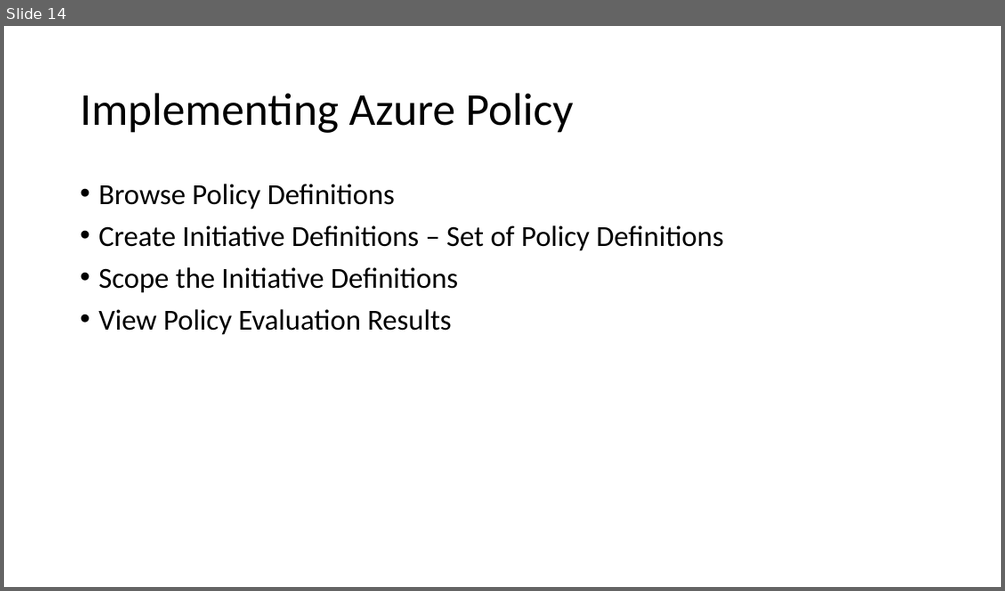
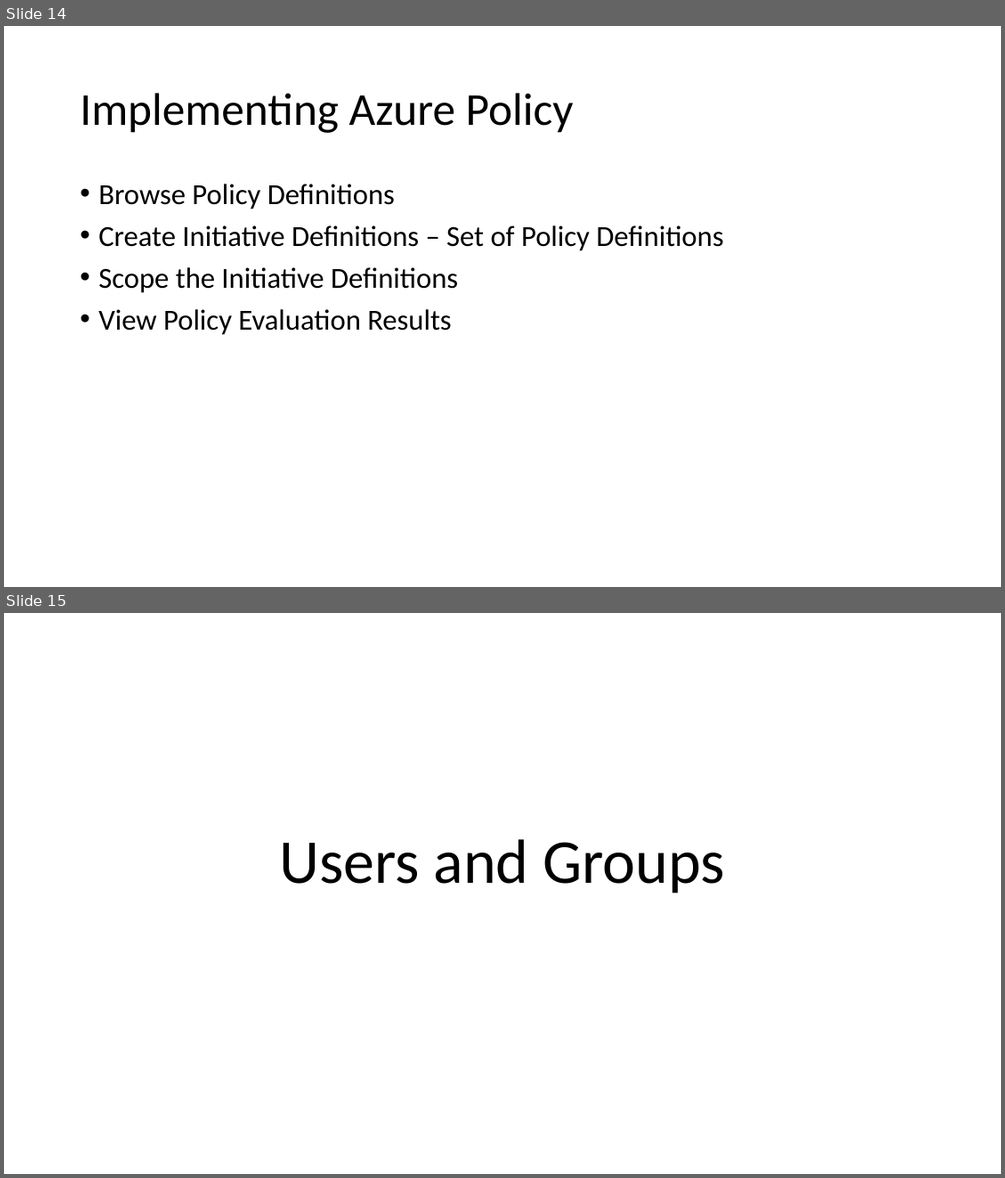
Before and after one commit to adnane-habib/11Feb-AZ104, a slide deck: Governance and Compliance.pptx. Shown one above the other, each under a label of ours: slide 14 before the commit, slides 14 and 15 after it. The pictures are 1005x591 and 1005x1178 pixels, drawn with LibreOffice and Linux fonts; fonts in the diff are those of the drawing. Boxes give left, top, right and bottom in pixels: in the first picture for what was removed or moved away, otherwise in the second. Text is boxed around its words. In the diff, an @@ line names an element or a change of style, - is before the commit and + after.

```diff
--- a/Governance and Compliance.pptx
+++ b/Governance and Compliance.pptx
@@ slide 15 added at box(4, 613, 1001, 1174), background #FFFFFF @@
@@ title added at box(279, 839, 726, 893), 60 pt, text #000000 @@
+Users and Groups
```
Also in this commit, not shown: 7 other slides added.
